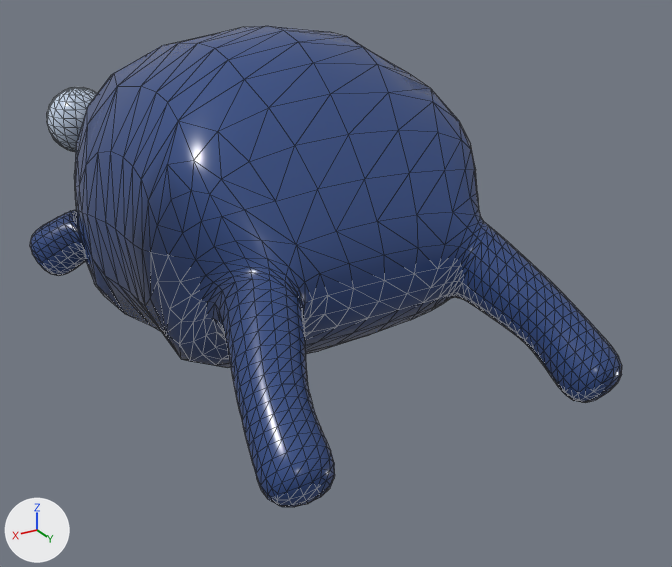
The glTF model public/models/shizukuuo.glb as it was, and as the next commit left it.
Camera for both pictures: a camera (50 mm lens) standing at (0.273, 0.577, 0.316) and looking at (-0.035, 0.064, 0.06). Every picture has the same lights, and +X, +Y and +Z are marked at lower left. The first picture is the older version. Mesh edges are drawn as thin lines. Vertices at exactly the same position are counted once.

The scene before the commit, as lines of its bpy script (objects in view):
```python
me_shizukuuo = bpy.data.meshes.new('shizukuuo')
me_shizukuuo.from_pydata(...)  # 1903 vertices, 3760 faces; spans x -0.133..0.133, y -0.253..0.263, z 0.013..0.234
# faces by material slot: [2552, 352, 252, 352, 252]
me_shizukuuo.materials.append(mat_shizuku_deep)
me_shizukuuo.materials.append(mat_shizuku_eye_1_0_wm)
me_shizukuuo.materials.append(mat_shizuku_eye_1_0_pm)
me_shizukuuo.materials.append(mat_shizuku_eye1_0_wm)
me_shizukuuo.materials.append(mat_shizuku_eye1_0_pm)
ob_shizukuuo = bpy.data.objects.new('shizukuuo', me_shizukuuo)
ob_shizukuuo.location = (0.0, 0.0, 0.0)
```
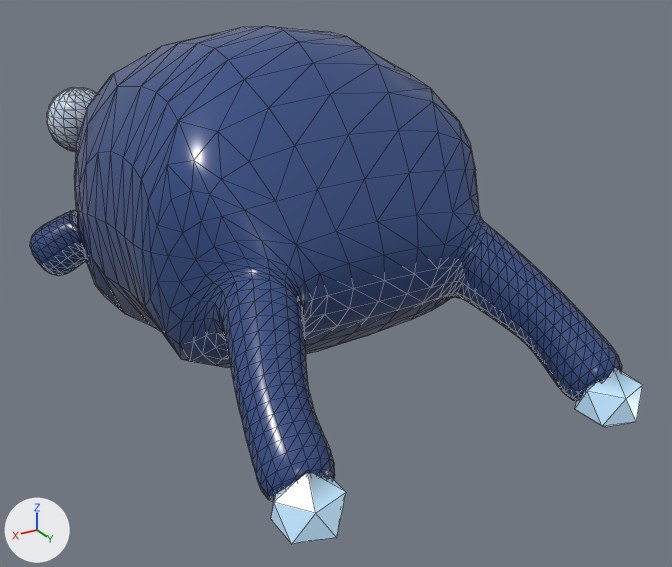
The change, as a list of edits to the scene's bpy script:
```text
Add mat_shizuku_crystal:
    mat_shizuku_crystal = bpy.data.materials.new('shizuku_crystal')
    # nodes: BsdfPrincipled, Mix, OutputMaterial, VertexColor
    # colours: greyish blue #6a7f8f, blue #b8dbf5, mixed with the vertex colours
Change me_shizukuuo:
    used by ob_shizukuuo; location = (0.0, 0.0, 0.0)
    remove me_shizukuuo.from_pydata(...)  # 1903 vertices, 3760 faces; spans x -0.133..0.133, y -0.253..0.263, z 0.013..0.234
    add me_shizukuuo.from_pydata(...)  # 1927 vertices, 3800 faces; spans x -0.133..0.133, y -0.253..0.277, z 0.013..0.234
    me_shizukuuo part 1: a new loose piece, an icosphere of 20 faces spanning x -0.116..-0.08, y 0.243..0.277, z 0.028..0.068, in mat_shizuku_crystal
    me_shizukuuo part 2: a new loose piece, an icosphere of 20 faces spanning x 0.08..0.116, y 0.243..0.277, z 0.028..0.068, in mat_shizuku_crystal
    me_shizukuuo part 3: 1572 kept faces spanning x -0.132..0.132, y -0.156..0.263, z 0.017..0.215 get new vertex colours
    add me_shizukuuo.materials.append(mat_shizuku_crystal)
```

Changed parts and their boxes (x1, y1, x2, y2) in the pictures (672 x 567 px):
'shizukuuo', reshaped (8% taller): before (30, 26, 622, 507); after (30, 26, 643, 544)
part 1 of me_shizukuuo, added (blue): after (575, 368, 643, 427)
part 2 of me_shizukuuo, added (blue): after (271, 473, 346, 544)
part 3 of me_shizukuuo, recoloured: (125, 168, 622, 503) in both
